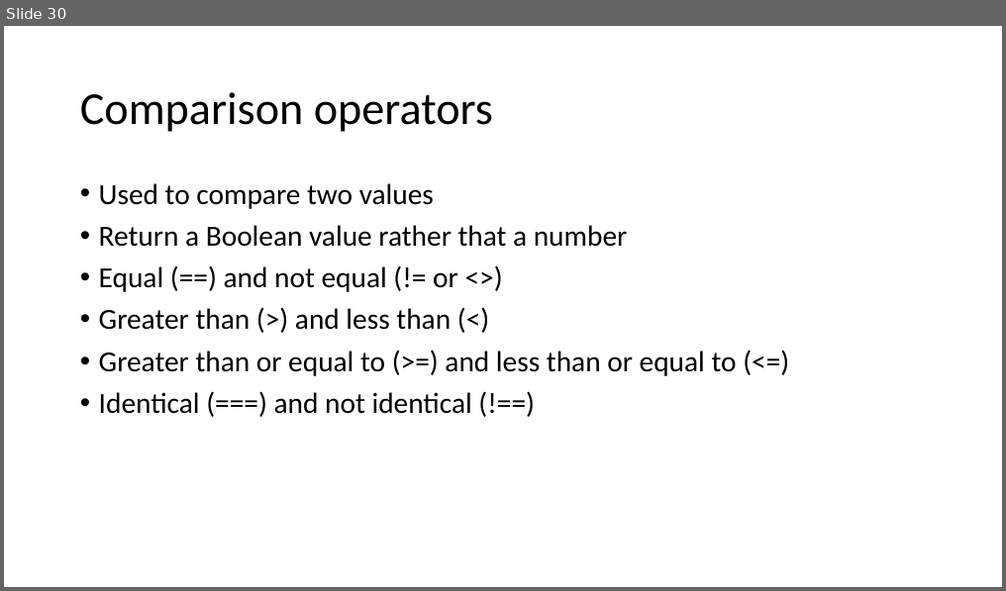
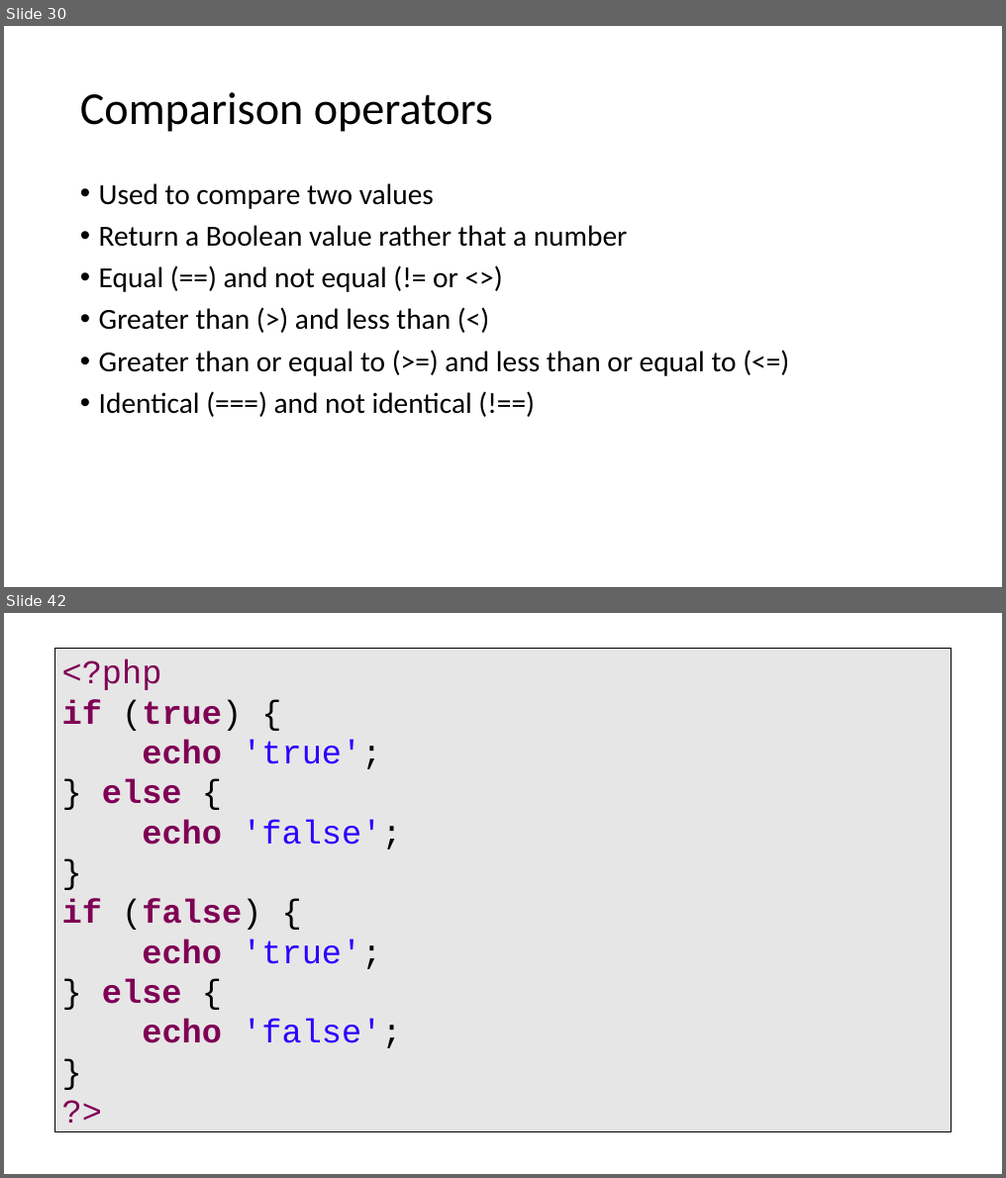
Before and after one commit to PHPEmbark/curriculum, a slide deck: course/1 - Basic Programming/Basics Of Programming.pptx. Shown one above the other, each under a label of ours: slide 30 before the commit, slides 30 and 42 after it; the slides between them are not shown. The pictures are 1006x591 and 1006x1178 pixels, drawn with LibreOffice and Linux fonts; fonts in the diff are those of the drawing. Boxes give left, top, right and bottom in pixels: in the first picture for what was removed or moved away, otherwise in the second. Text is boxed around its words. In the diff, an @@ line names an element or a change of style, - is before the commit and + after.

```diff
--- a/course/1 - Basic Programming/Basics Of Programming.pptx
+++ b/course/1 - Basic Programming/Basics Of Programming.pptx
@@ slide 42 added at (4,613,1002,1174), background #FFFFFF @@
@@ rectangle added at (4,617,19,647), fill #FFFFFF @@
@@ text added at (54,646,951,1137), fill #E7E6E6, outline #000000 0.75 pt, 32 pt, text #7F0055 @@
+<?php
+if (true) {
+echo 'true';
+} else {
+echo 'false';
+}
+if (false) {
+echo 'true';
+} else {
+echo 'false';
+}
+?>
```
Also in this commit, not shown: 2 slides changed, 11 other slides added, 1 other file.
